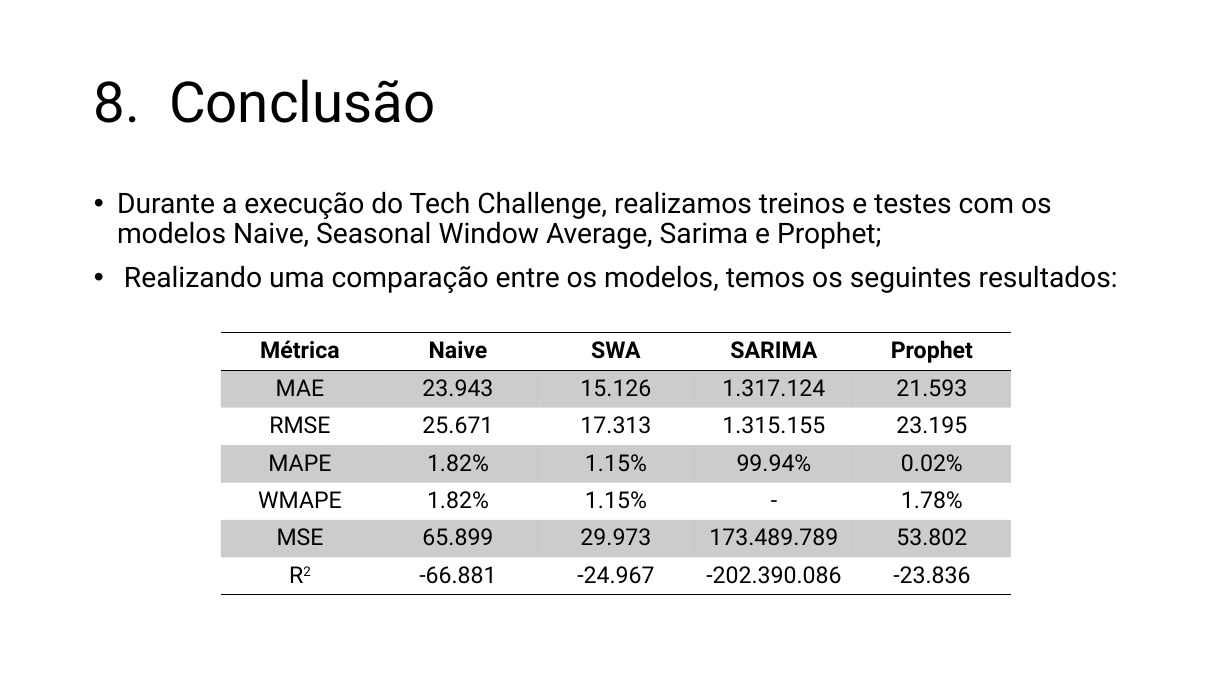
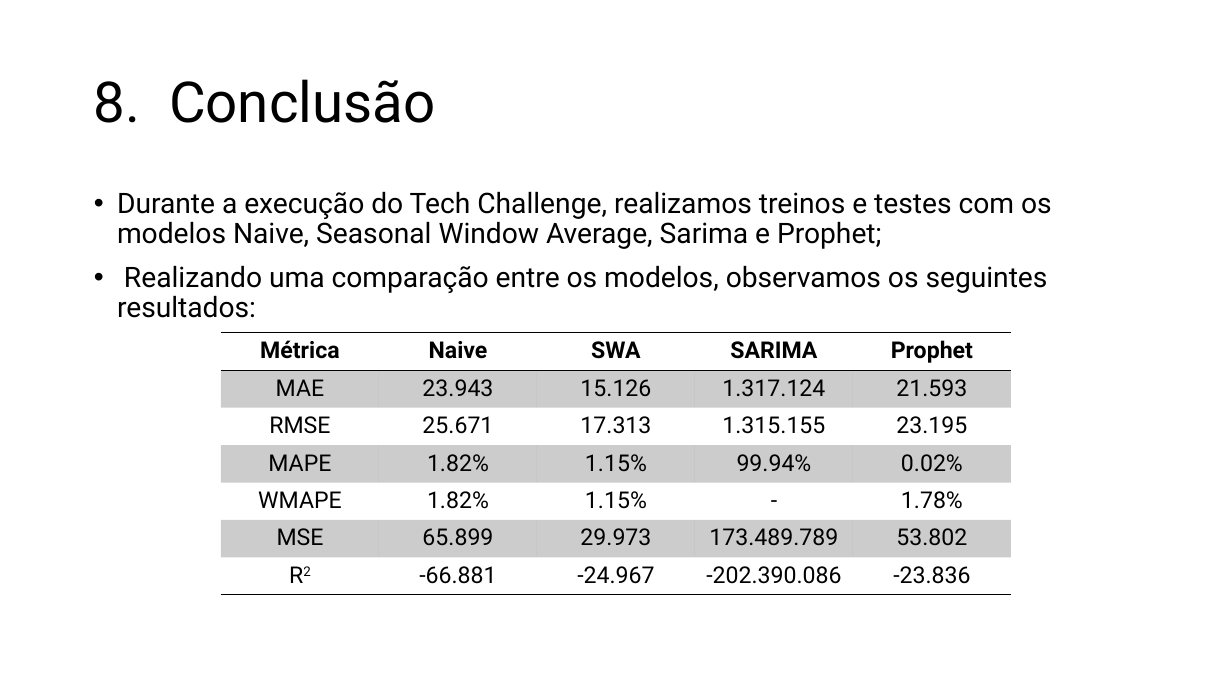
Before and after one commit to jdlmauricio/techalleg_fase_2, a slide deck: slide 18 of Tech Challenge 2.pptx. Drawn at 1232x693 pixels with LibreOffice and Linux fonts; fonts in the diff are those of the drawing; background and template pictures are left out. Boxes give left, top, right and bottom in pixels: in the first picture for what was removed or moved away, otherwise in the second. Text is boxed around its words. In the diff, an @@ line names an element or a change of style, - is before the commit and + after.

```diff
--- a/Tech Challenge 2.pptx
+++ b/Tech Challenge 2.pptx
@@ text at <box>117,265,1048,318</box>: text changed @@
-• Realizando uma comparação entre os modelos, temos os seguintes resultados:
+• Realizando uma comparação entre os modelos, observamos os seguintes resultados:
```
Also in this commit, not shown: 3 other slides changed.
